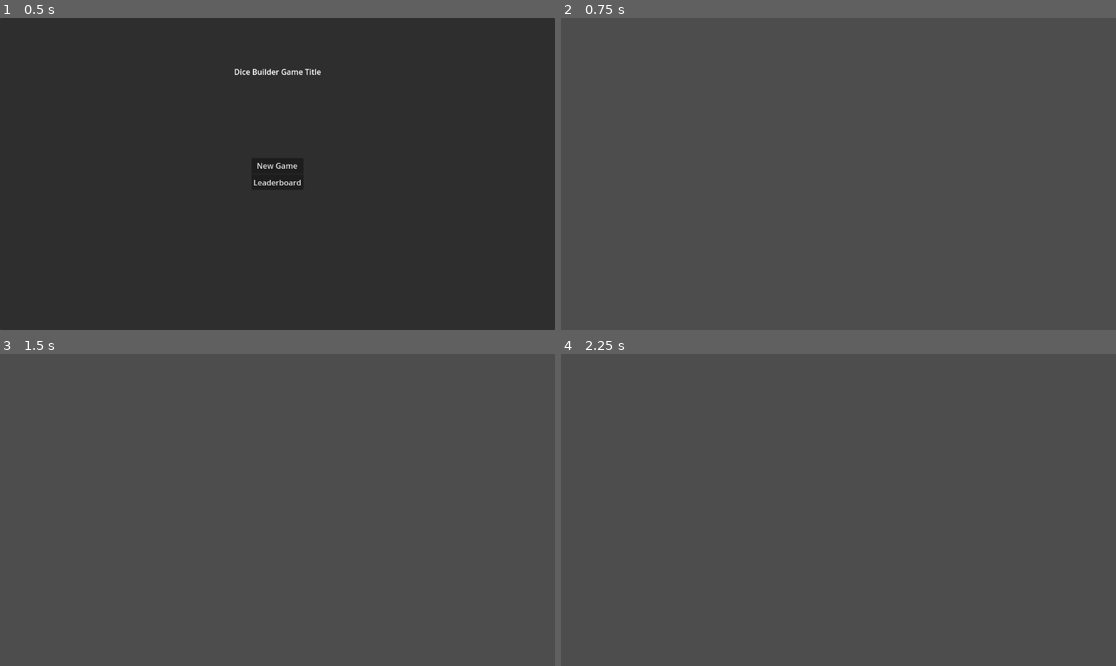
Above: before the commit, frames 1-4 (two rows, left to right).
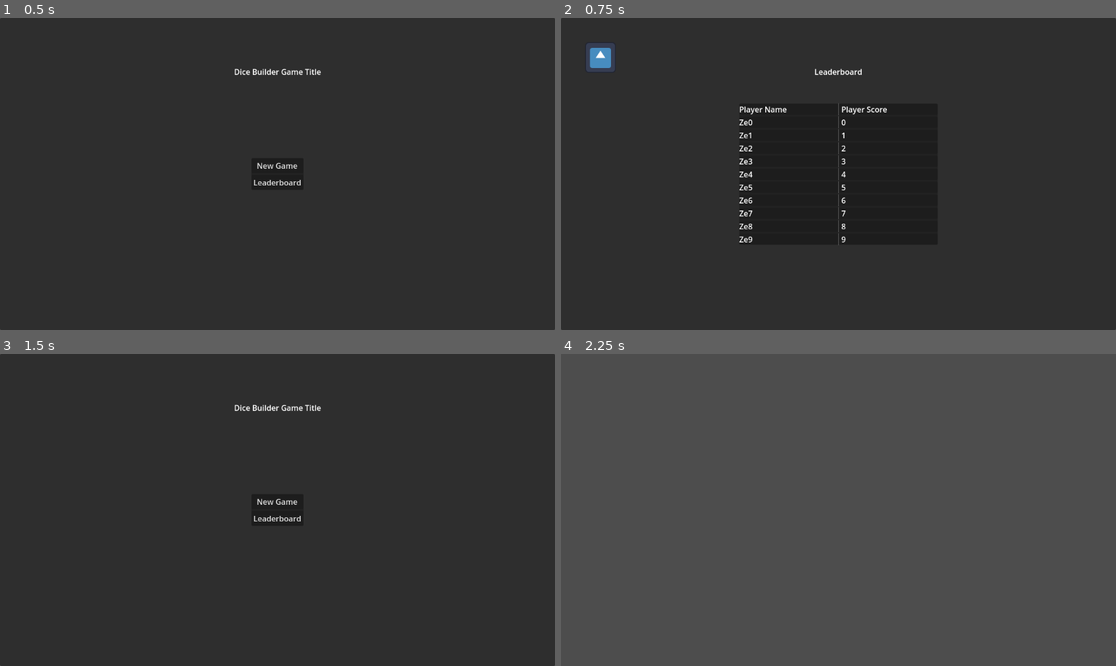
Above: after the commit, the same moments.

Repository: lams3/dice-building
Game: Godot game, scene res://Scenes/GameFlow/MainMenu.tscn
The game is run twice, just before and just after one commit, with the same random seed, the same clock (stepped at 60 frames per second) and the same inputs. The project has no main scene, so this scene is started directly. The engine's default icon, where the game draws it, is replaced by a stand-in: a white triangle on a blue panel in a dark square.
Inputs (mouse positions are in pixels of both pictures, inside the frame that each line leads up to):
- Up to frame 1 (0.5 s): no input
- Up to frame 2 (0.75 s): click "Leaderboard" at 0.5 s
- Up to frame 3 (1.5 s): click (38, 394) at 1.27 s
- Up to frame 4 (2.25 s): click (838, 500) at 2 s, where only the run after the commit has a clickable "New Game"

Frame 1 is identical in both runs. In frame 2, 100% of the frame differs, in the area x 0-100%, y 0-100%; in frame 3, 100%; in frame 4, nothing differs.

Commit message:
Basic leaderboard layout

Diff:
--- a/Scenes/GameFlow/Leaderboard.tscn
+++ b/Scenes/GameFlow/Leaderboard.tscn
@@ -1,9 +1,67 @@
-[gd_scene format=3 uid="uid://cyfnuabjjl2o6"]
+[gd_scene load_steps=4 format=3 uid="uid://cyfnuabjjl2o6"]
 
-[node name="HighScore" type="Control"]
+[ext_resource type="Script" path="res://Scripts/View/leader_board.gd" id="1_7i36m"]
+[ext_resource type="PackedScene" uid="uid://trvd32pxh6cf" path="res://Scenes/GameFlow/Prefabs/LeaderboardItem.tscn" id="2_yqkdb"]
+[ext_resource type="Texture2D" uid="uid://c61yjaifspy2r" path="res://icon.svg" id="3_332hl"]
+
+[node name="Leaderboard" type="Control" node_paths=PackedStringArray("leaderboard_container")]
 layout_mode = 3
 anchors_preset = 15
 anchor_right = 1.0
 anchor_bottom = 1.0
 grow_horizontal = 2
 grow_vertical = 2
+script = ExtResource("1_7i36m")
+leaderboard_item_prefab = ExtResource("2_yqkdb")
+leaderboard_container = NodePath("PanelContainer/VBoxContainer")
+
+[node name="Background" type="Panel" parent="."]
+layout_mode = 1
+anchors_preset = 15
+anchor_right = 1.0
+anchor_bottom = 1.0
+grow_horizontal = 2
+grow_vertical = 2
+
+[node name="TitleLabel" type="Label" parent="."]
+layout_mode = 1
+anchors_preset = 5
+anchor_left = 0.5
+anchor_right = 0.5
+offset_left = -21.5
+offset_top = 100.0
+offset_right = 21.5
+offset_bottom = 123.0
+grow_horizontal = 2
+text = "Leaderboard"
+horizontal_alignment = 1
+vertical_alignment = 1
+
+[node name="PanelContainer" type="PanelContainer" parent="."]
+layout_mode = 1
+anchors_preset = 8
+anchor_left = 0.5
+anchor_top = 0.5
+anchor_right = 0.5
+anchor_bottom = 0.5
+grow_horizontal = 2
+grow_vertical = 2
+
+[node name="VBoxContainer" type="VBoxContainer" parent="PanelContainer"]
+layout_mode = 2
+alignment = 1
+
+[node name="Header" parent="PanelContainer/VBoxContainer" instance=ExtResource("2_yqkdb")]
+layout_mode = 2
+
+[node name="BackButton" type="TextureButton" parent="."]
+layout_mode = 1
+offset_left = 50.0
+offset_top = 50.0
+offset_right = 114.0
+offset_bottom = 114.0
+texture_normal = ExtResource("3_332hl")
+ignore_texture_size = true
+stretch_mode = 4
+
+[connection signal="pressed" from="BackButton" to="." method="go_to_main_menu"]
--- /dev/null
+++ b/Scenes/GameFlow/Prefabs/LeaderboardItem.tscn
@@ -0,0 +1,27 @@
+[gd_scene load_steps=2 format=3 uid="uid://trvd32pxh6cf"]
+
+[ext_resource type="Script" path="res://Scripts/View/leaderboard_item.gd" id="1_ewmif"]
+
+[node name="LeaderboardItem" type="PanelContainer"]
+offset_right = 199.0
+offset_bottom = 23.0
+script = ExtResource("1_ewmif")
+
+[node name="HBoxContainer" type="HBoxContainer" parent="."]
+layout_mode = 2
+alignment = 1
+
+[node name="PlayerNameLabel" type="Label" parent="HBoxContainer"]
+custom_minimum_size = Vector2(200, 0)
+layout_mode = 2
+text = "Player Name"
+vertical_alignment = 1
+
+[node name="VSeparator" type="VSeparator" parent="HBoxContainer"]
+layout_mode = 2
+
+[node name="PlayerScoreLabel" type="Label" parent="HBoxContainer"]
+custom_minimum_size = Vector2(200, 0)
+layout_mode = 2
+text = "Player Score"
+vertical_alignment = 1
--- /dev/null
+++ b/Scripts/Model/leaderboard_data_provider.gd
@@ -0,0 +1,15 @@
+#TODO: Should probably be a singleton using AutoLoad
+
+const LeaderboardItemData = preload("res://Scripts/Model/leaderboard_item_data.gd")
+
+#TODO: Just mocked for now.
+func get_item_data() -> Array[LeaderboardItemData]:
+	var data : Array[LeaderboardItemData] = []
+
+	for i in range(10):
+		var item = LeaderboardItemData.new()
+		item.player_name = "Ze" + str(i)
+		item.player_score = i
+		data.push_back(item)
+
+	return data
--- /dev/null
+++ b/Scripts/Model/leaderboard_item_data.gd
@@ -0,0 +1,2 @@
+var player_name: String
+var player_score: int
--- /dev/null
+++ b/Scripts/View/leader_board.gd
@@ -0,0 +1,21 @@
+extends Node
+
+const LeaderboardDataProvider = preload("res://Scripts/Model/leaderboard_data_provider.gd")
+const LeaderboardItem = preload("res://Scripts/View/leaderboard_item.gd")
+
+@export var leaderboard_item_prefab : PackedScene
+@export var leaderboard_container : Container
+
+var data_provider = LeaderboardDataProvider.new();
+
+func _ready():
+	fill_leaderboard_data()
+
+func fill_leaderboard_data() -> void:
+	for data_item in data_provider.get_item_data():
+		var item_node : LeaderboardItem = leaderboard_item_prefab.instantiate()
+		item_node.set_data(data_item)
+		leaderboard_container.add_child(item_node)
+
+func go_to_main_menu():
+	SceneManager.transition_to_scene(SceneManager.Scene.MainMenu)
--- /dev/null
+++ b/Scripts/View/leaderboard_item.gd
@@ -0,0 +1,13 @@
+extends Node
+
+const LeaderboardItemData = preload("res://Scripts/Model/leaderboard_item_data.gd")
+
+var player_name_label: Label
+var player_score_label: Label
+
+func set_data(data: LeaderboardItemData):
+	if (!player_name_label || !player_score_label):
+		player_name_label = get_node("HBoxContainer/PlayerNameLabel")
+		player_score_label = get_node("HBoxContainer/PlayerScoreLabel")
+	player_name_label.text = data.player_name
+	player_score_label.text = str(data.player_score)
